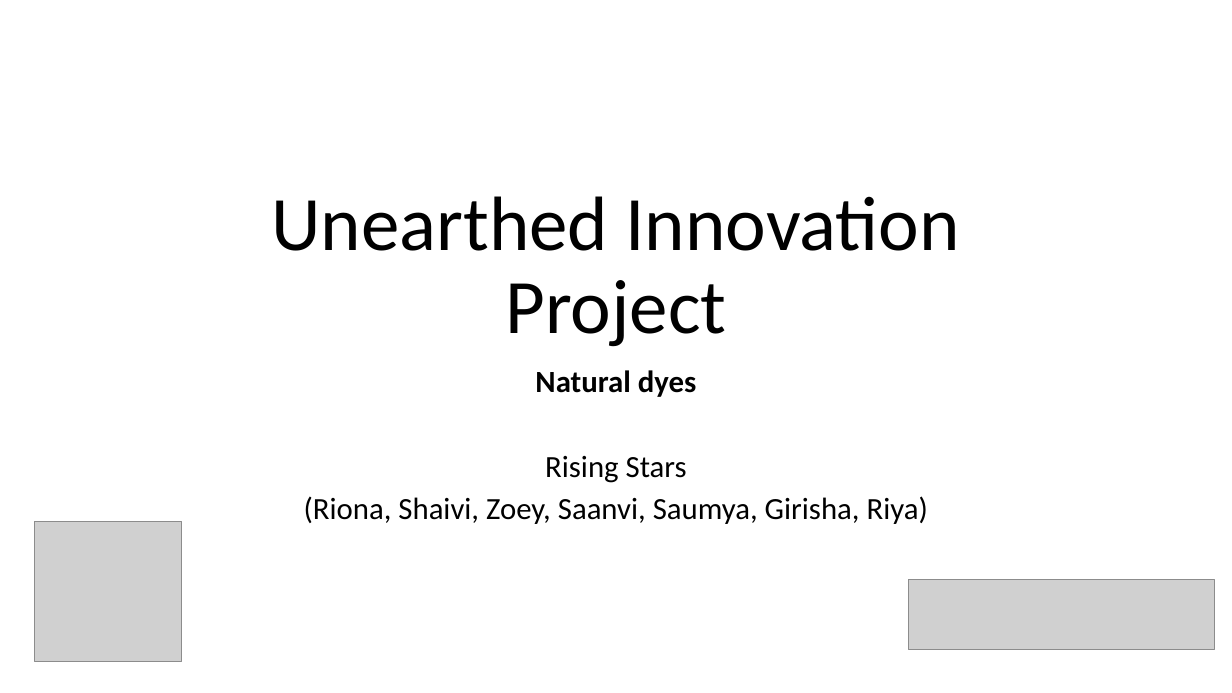
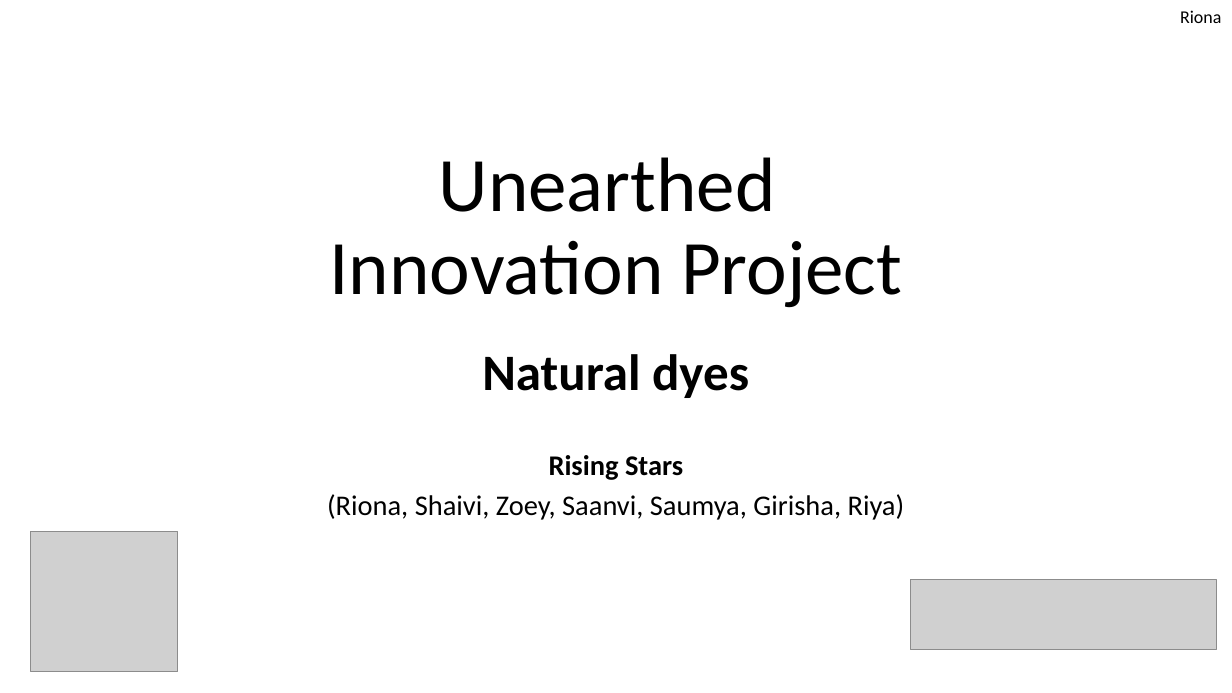
Before and after one commit to LegoRisingStars/Challenge2025, a slide deck: slide 1 of Unearthed Innovation Project - Rising Stars.pptx. Drawn at 1232x693 pixels with LibreOffice and Linux fonts; fonts in the diff are those of the drawing; grey boxes stand for pictures. Boxes give left, top, right and bottom in pixels: in the first picture for what was removed or moved away, otherwise in the second. Text is boxed around its words. In the diff, an @@ line names an element or a change of style, - is before the commit and + after.

Commit message:
Innovation project presentation

```diff
--- a/Unearthed Innovation Project - Rising Stars.pptx
+++ b/Unearthed Innovation Project - Rising Stars.pptx
@@ text added at box(1180, 10, 1221, 23), 14 pt, text #000000 @@
+Riona
@@ title "Unearthed Innovation Project" rewrapped from box(272, 196, 960, 347) to box(330, 157, 902, 308) @@
@@ subtitle "Natural dyes": place and size @@
-subtitle "Natural dyes" at box(304, 370, 928, 524)
+subtitle "Natural dyes" at box(327, 354, 905, 520)
@@ subtitle "Natural dyes" at box(327, 354, 905, 520): size 24 to 39.8 pt in "Natural dyes"; size 24 to 22.2 pt in "Rising Stars", "(Riona, Shaivi, Zoey, Saanvi, Saumya, Girisha, Riya)"; bold on in "Rising Stars" @@
@@ picture: place and size @@
-picture at box(34, 521, 181, 662)
+picture at box(30, 531, 177, 672)
```
Also in this commit, not shown: 12 other slides changed, 3 slides added, 1 slide removed, 2 other files.
